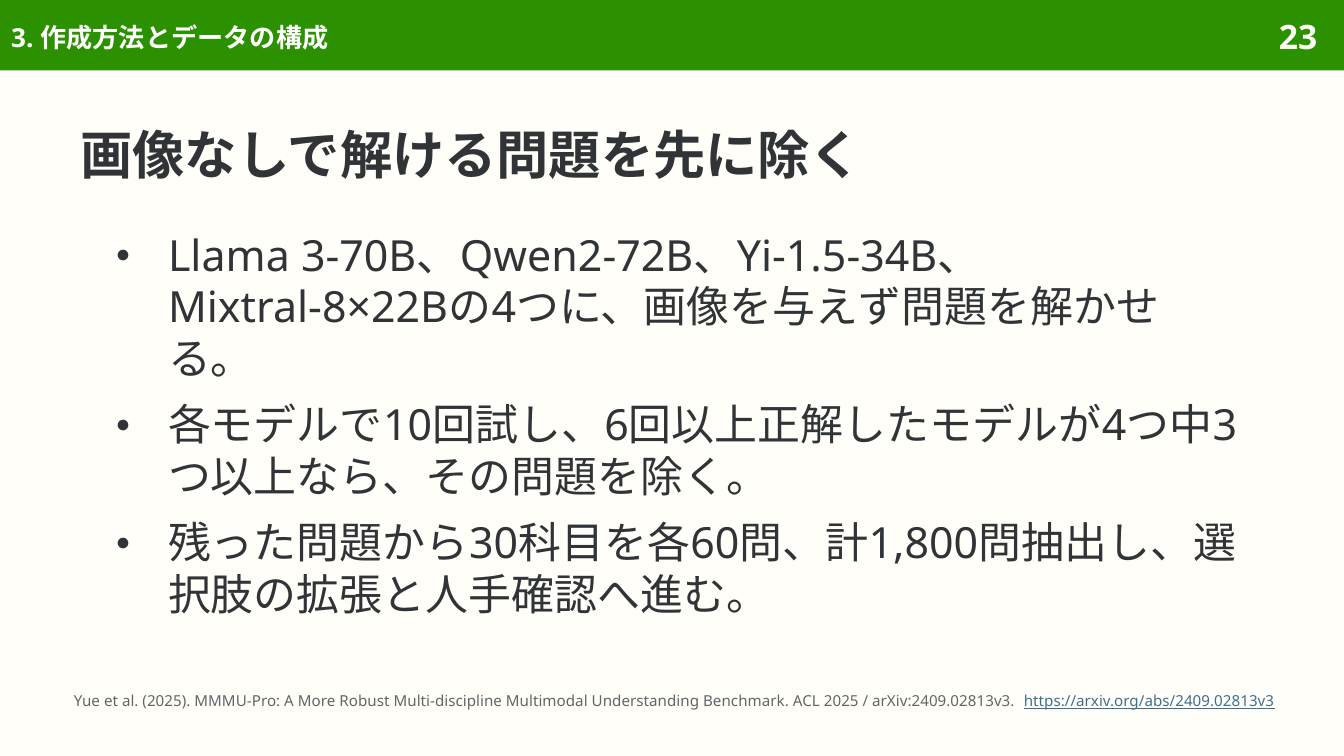
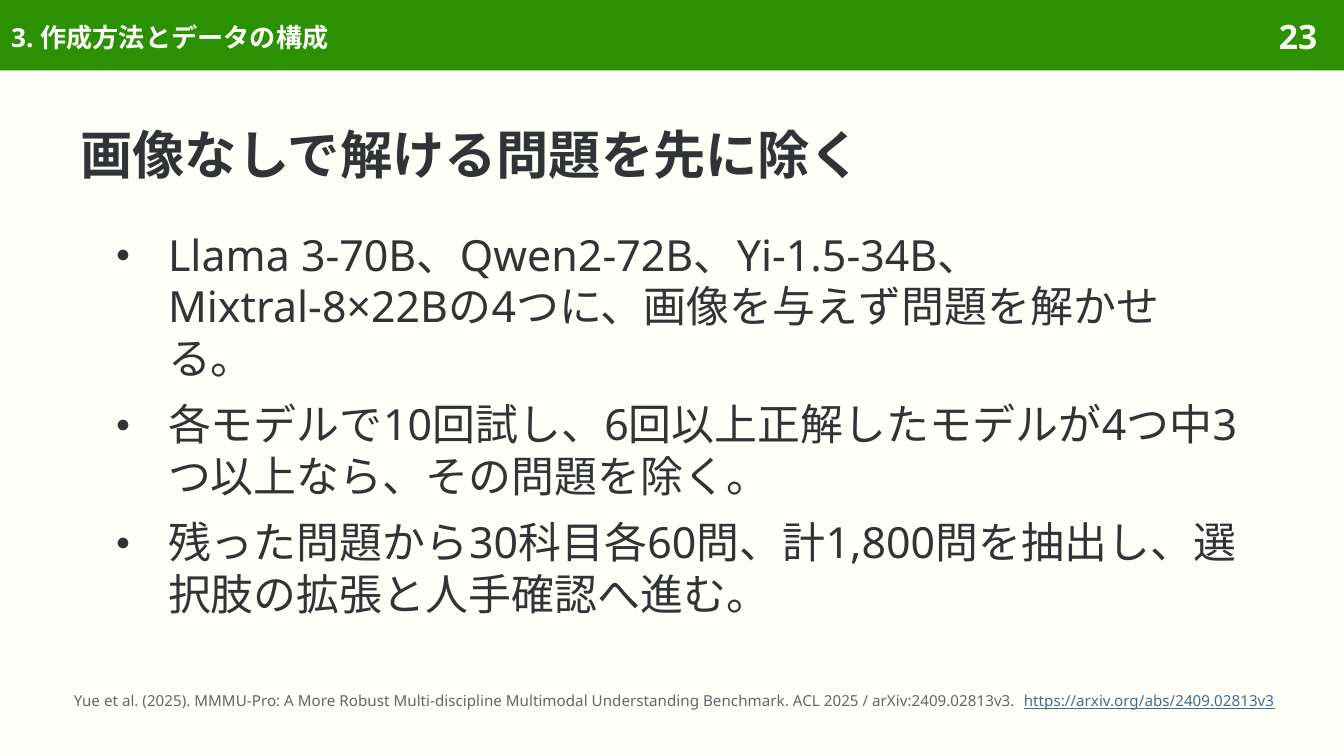
Before and after one commit to sasakiy84/datasets-in-10-minutes, a slide deck: slide 23 of slides/datasets-in-10-minutes-mmmu-pro.pptx. Drawn at 1344x756 pixels with LibreOffice and Linux fonts; fonts in the diff are those of the drawing. Boxes give left, top, right and bottom in pixels: in the first picture for what was removed or moved away, otherwise in the second. Text is boxed around its words. In the diff, an @@ line names an element or a change of style, - is before the commit and + after.

```diff
--- a/slides/datasets-in-10-minutes-mmmu-pro.pptx
+++ b/slides/datasets-in-10-minutes-mmmu-pro.pptx
@@ text at bbox=[168, 521, 1236, 614]: text changed @@
-● 残った問題から30科目を各60問、計1,800問抽出し、選択肢の拡張と人手確認へ進む。
+● 残った問題から30科目各60問、計1,800問を抽出し、選択肢の拡張と人手確認へ進む。
```
Also in this commit, not shown: 15 other slides changed, 7 other files.
